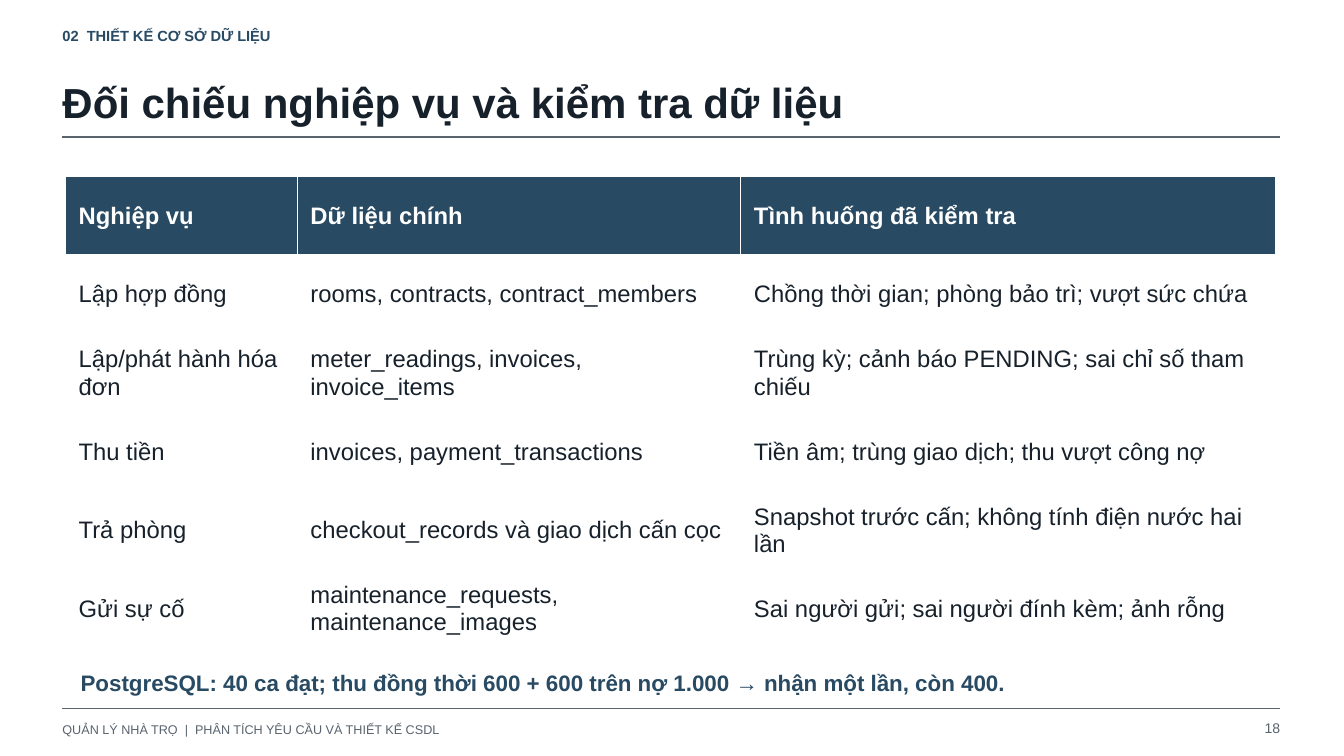
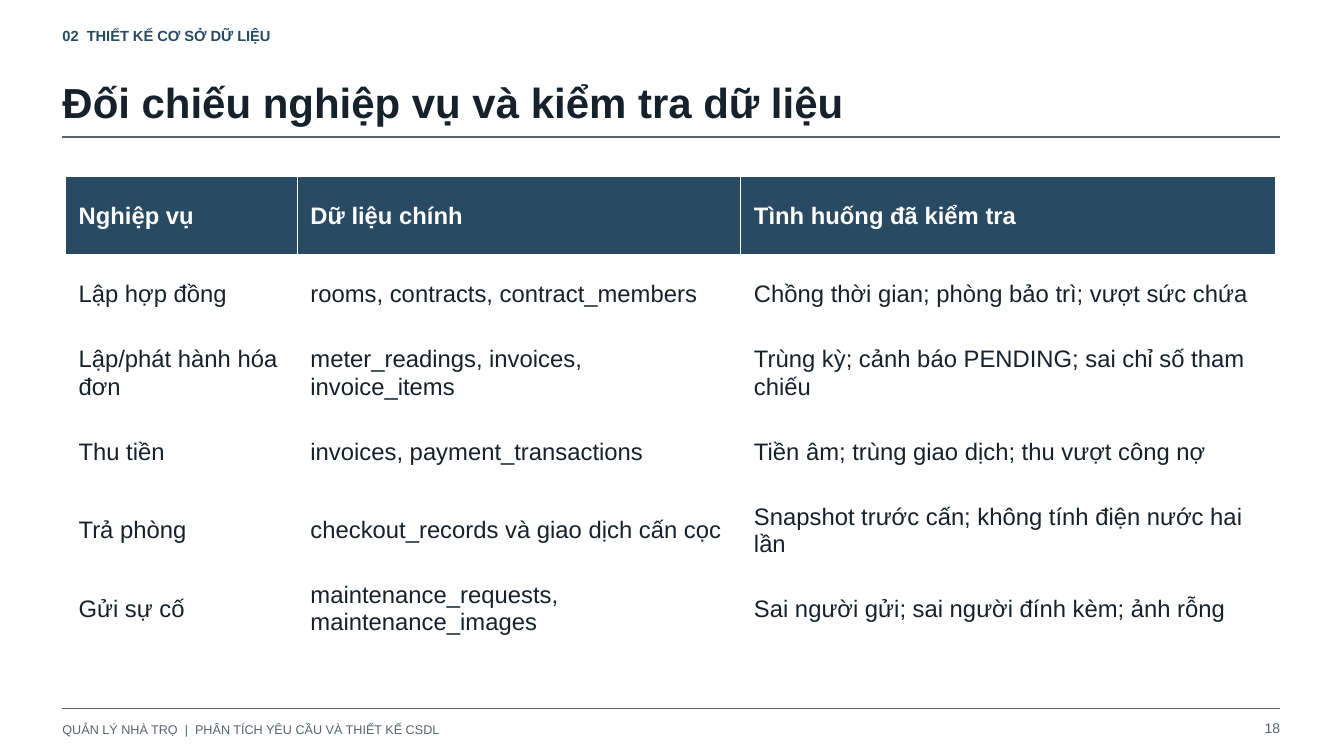
Before and after one commit to hieunofun/quanlytro, a slide deck: slide 18 of docs/thiet-ke-csdl-va-phan-tich-nghiep-vu.pptx. Drawn at 1344x756 pixels with LibreOffice and Linux fonts; fonts in the diff are those of the drawing. Boxes give left, top, right and bottom in pixels: in the first picture for what was removed or moved away, otherwise in the second. Text is boxed around its words. In the diff, an @@ line names an element or a change of style, - is before the commit and + after.

```diff
--- a/docs/thiet-ke-csdl-va-phan-tich-nghiep-vu.pptx
+++ b/docs/thiet-ke-csdl-va-phan-tich-nghiep-vu.pptx
@@ text removed at box(81, 674, 1004, 696) @@
-PostgreSQL: 40 ca đạt; thu đồng thời 600 + 600 trên nợ 1.000 → nhận một lần, còn 400.
```
Also in this commit, not shown: 17 other slides changed, 15 other files.
